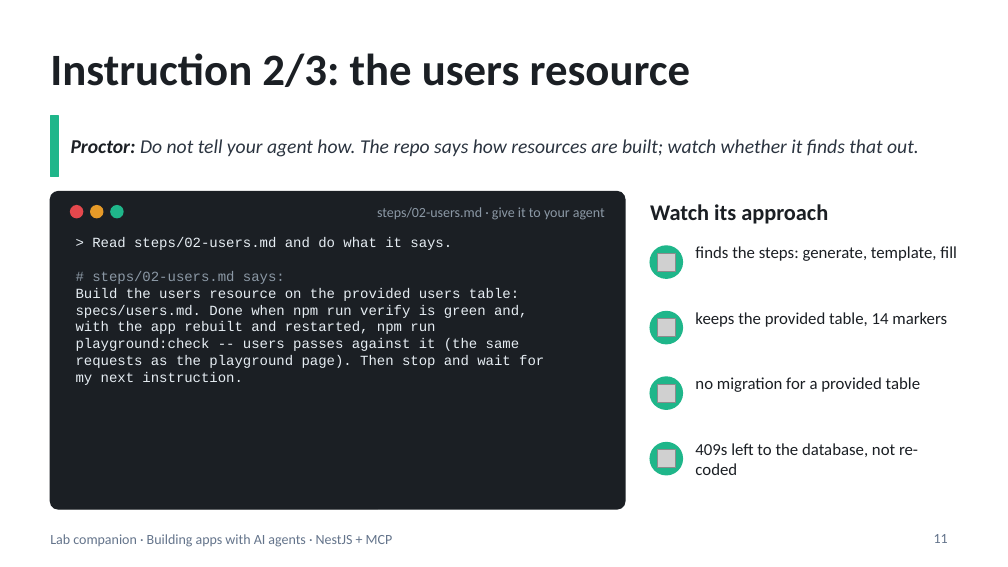
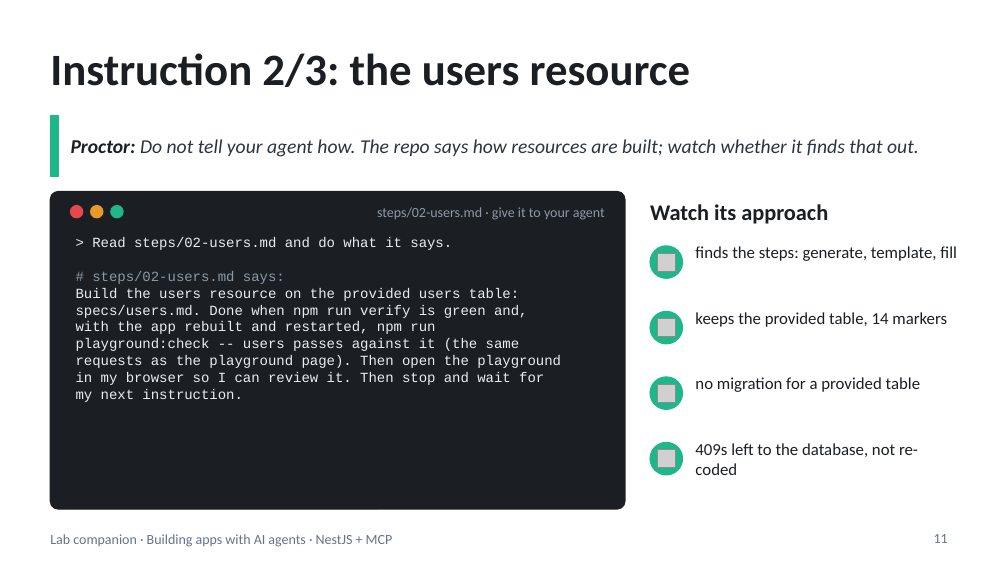
Before and after one commit to blazaga/ai-training-modules, a slide deck: slide 11 of docs/ai-agent-training/slides/lab-companion.pptx. Drawn at 1008x567 pixels with LibreOffice and Linux fonts; fonts in the diff are those of the drawing; grey boxes stand for pictures. Boxes give left, top, right and bottom in pixels: in the first picture for what was removed or moved away, otherwise in the second. Text is boxed around its words. In the diff, an @@ line names an element or a change of style, - is before the commit and + after.

```diff
--- a/docs/ai-agent-training/slides/lab-companion.pptx
+++ b/docs/ai-agent-training/slides/lab-companion.pptx
@@ text at (x1=76, y1=355, x2=561, y2=385): text changed @@
-requests as the playground page). Then stop and wait for
+requests as the playground page). Then open the playground
+in my browser so I can review it. Then stop and wait for
```
Also in this commit, not shown: 2 other slides changed, 7 other files.
